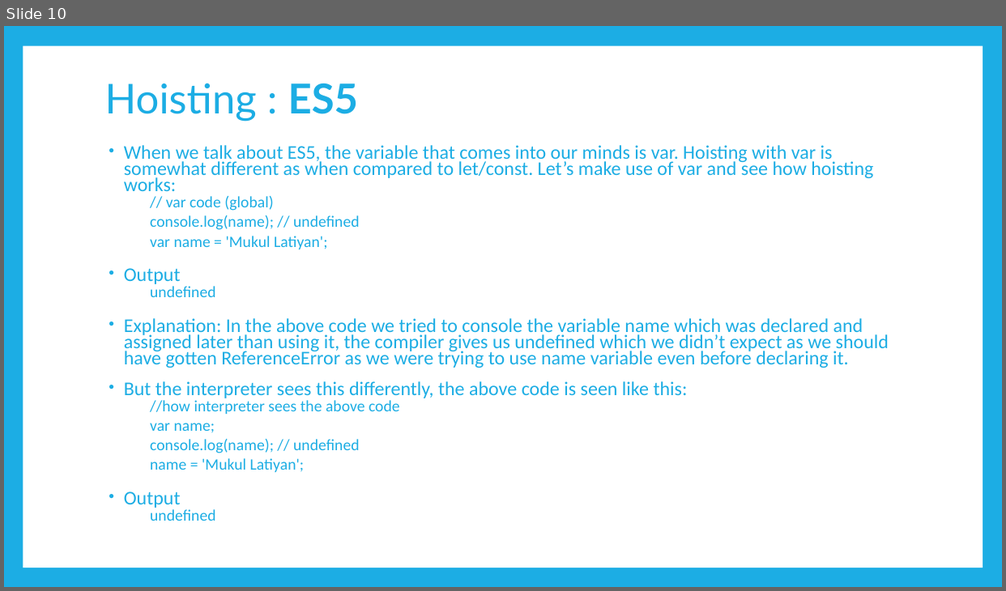
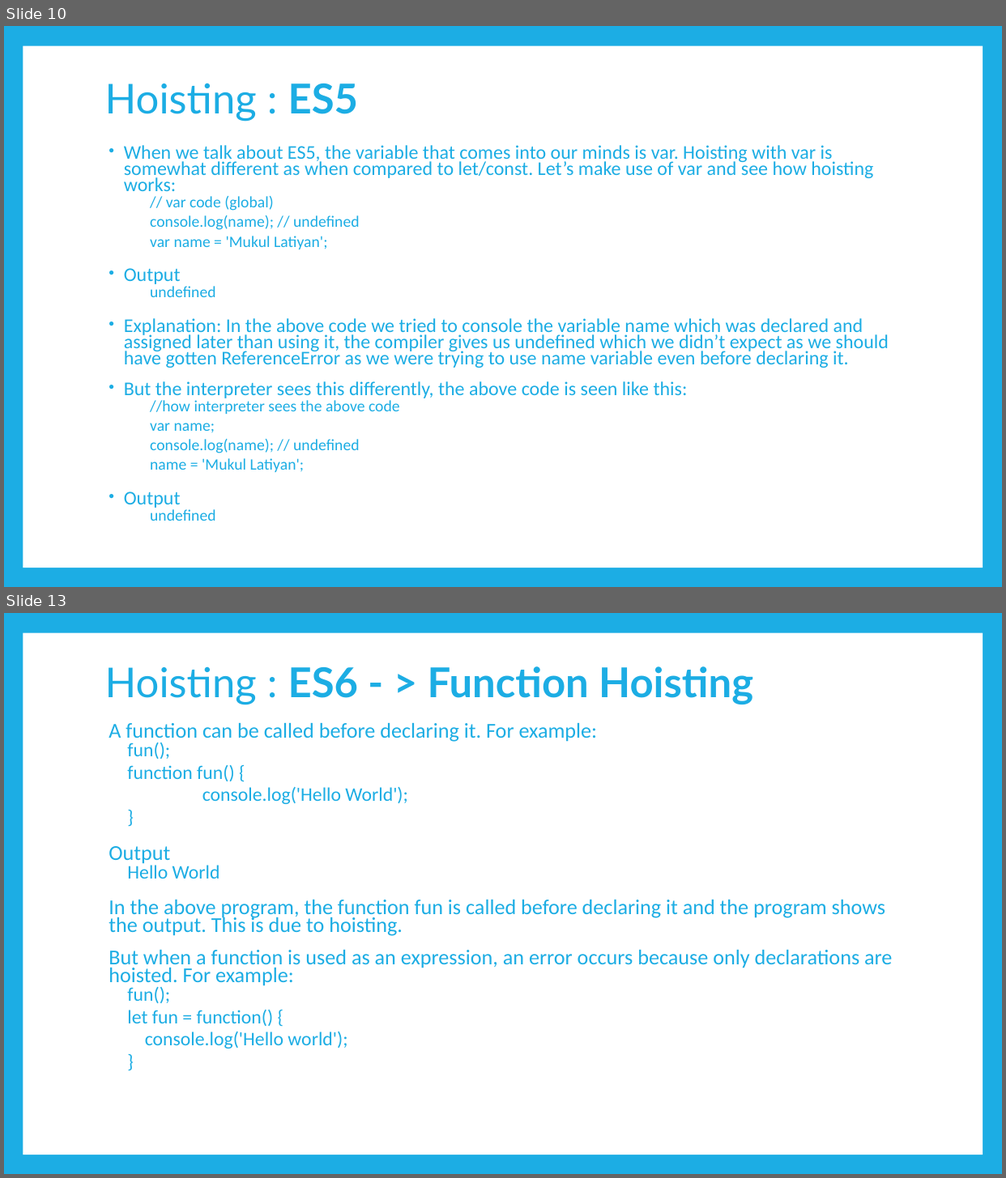
Before and after one commit to PramodJana/JavaScript, a slide deck: GFG JS Course Curriculam/Articles/009 JS Bonus Concept.pptx. Shown one above the other, each under a label of ours: slide 10 before the commit, slides 10 and 13 after it; the slides between them are not shown. The pictures are 1006x591 and 1006x1178 pixels, drawn with LibreOffice and Linux fonts; fonts in the diff are those of the drawing. Boxes give left, top, right and bottom in pixels: in the first picture for what was removed or moved away, otherwise in the second. Text is boxed around its words. In the diff, an @@ line names an element or a change of style, - is before the commit and + after.

```diff
--- a/GFG JS Course Curriculam/Articles/009 JS Bonus Concept.pptx
+++ b/GFG JS Course Curriculam/Articles/009 JS Bonus Concept.pptx
@@ slide 13 added at [4,613,1002,1174], background #1CADE4; not listed: 1 template element that a slide beside it also shows @@
@@ title added at [105,666,753,705], 39.6 pt, text #1CADE4, bold @@
+Hoisting : ES6 - > Function Hoisting
@@ text added at [108,723,892,1049], 20.4 pt, text #1CADE4 @@
+A function can be called before declaring it. For example:
+  fun();
+  function fun() {
+  console.log('Hello World');
+  }
+Output
+  Hello World
+In the above program, the function fun is called before declaring it and the program shows the output. This is due to hoisting.
+But when a function is used as an expression, an error occurs because only declarations are hoisted. For example:
+  fun();
+  let fun = function() {
+  console.log('Hello world');
+  }
```
Also in this commit, not shown: 3 other slides added, 4 slides removed.
